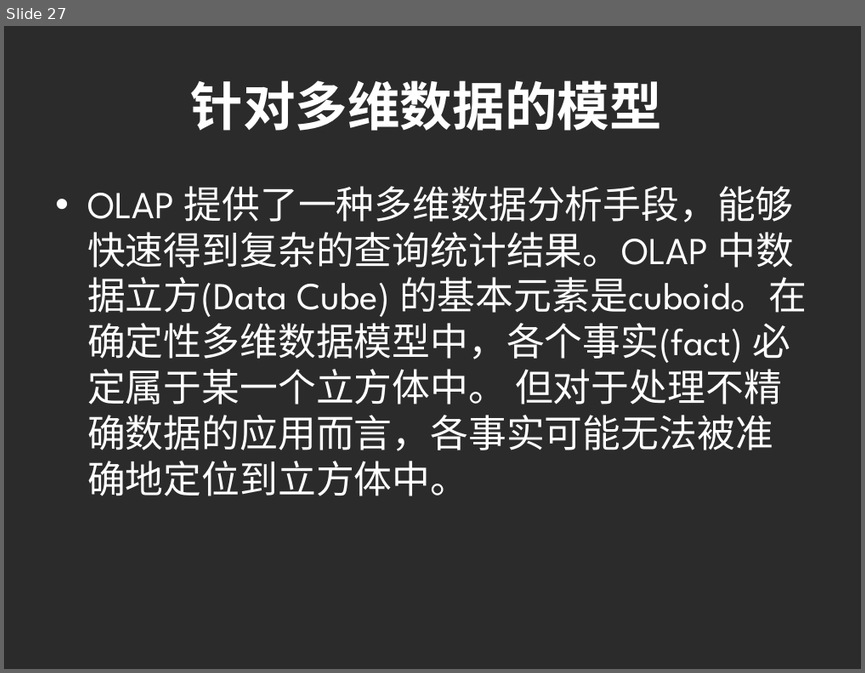
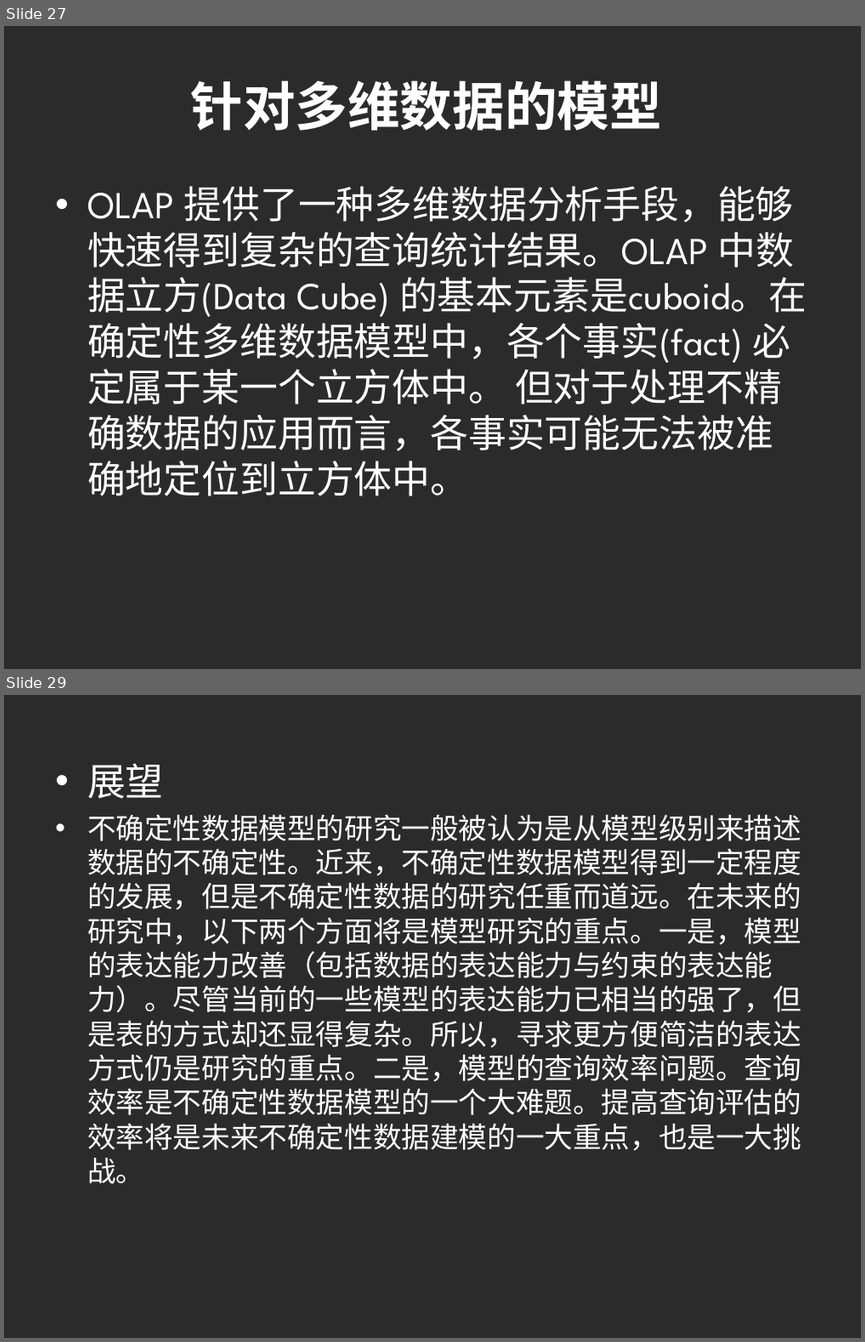
Before and after one commit to HiltonWei/wpstest, a slide deck: branches/江李科/资料整理与读书报告/答辩演示-不确定性数据的模型研究.ppt. Shown one above the other, each under a label of ours: slide 27 before the commit, slides 27 and 29 after it; the slides between them are not shown. The pictures are 865x673 and 865x1342 pixels, drawn with LibreOffice and Linux fonts; fonts in the diff are those of the drawing; background and template pictures are left out; a plain dark background stands for a picture behind light text. Boxes give left, top, right and bottom in pixels: in the first picture for what was removed or moved away, otherwise in the second. Text is boxed around its words. In the diff, an @@ line names an element or a change of style, - is before the commit and + after.

```diff
--- a/branches/江李科/资料整理与读书报告/答辩演示-不确定性数据的模型研究.ppt
+++ b/branches/江李科/资料整理与读书报告/答辩演示-不确定性数据的模型研究.ppt
@@ slide 29 added at (4,695,861,1338), background picture (left out) @@
@@ text added at (87,763,801,1184), 24 pt, text #FFFFFF @@
+• 展望
+• 不确定性数据模型的研究一般被认为是从模型级别来描述数据的不确定性。近来，不确定性数据模型得到一定程度的发展，但是不确定性数据的研究任重而道远。在未来的研究中，以下两个方面将是模型研究的重点。一是，模型的表达能力改善（包括数据的表达能力与约束的表达能力）。尽管当前的一些模型的表达能力已相当的强了，但是表的方式却还显得复杂。所以，寻求更方便简洁的表达方式仍是研究的重点。二是，模型的查询效率问题。查询效率是不确定性数据模型的一个大难题。提高查询评估的效率将是未来不确定性数据建模的一大重点，也是一大挑战。
```
Also in this commit, not shown: 1 other slide added.
